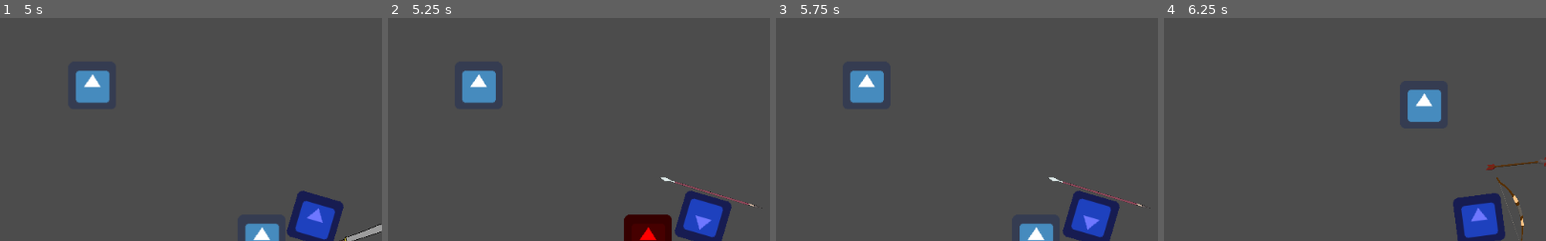
Above: before the commit, frames 1-4 (left to right).
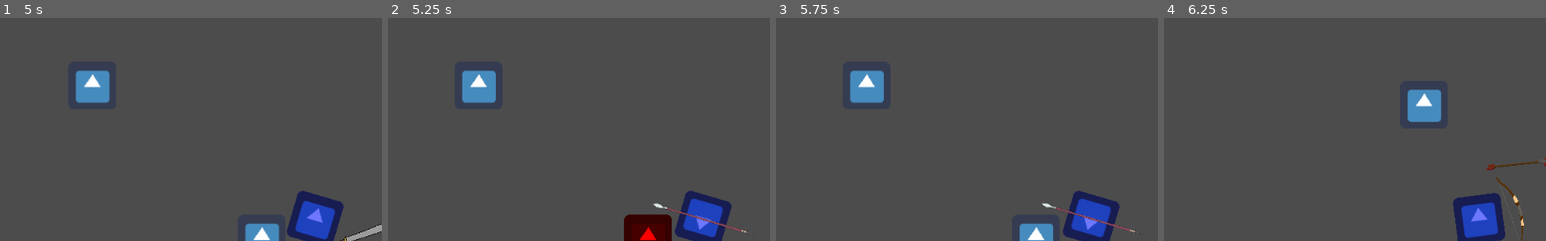
Above: after the commit, the same moments.

Repository: hamzasclone2/untitled-pokemon-game
Game: Godot game, scene res://Scenes/MainMenu.tscn
Same seed, same stepped clock (60 frames per second), same inputs: the game is played once before the commit and once after it. The engine's default icon, where the game draws it, is replaced by a stand-in: a white triangle on a blue panel in a dark square.
Inputs (mouse positions are % of the whole screen's width and height, from its top left):
- Up to frame 1 (5 s): click "Play" at 0.5 s; tap Enter at 1.25 s; move the mouse to (72, 45) at 1.27 s; hold D (right) 1.28-2.03 s; click (72, 45) at 1.35 s; move the mouse to (30, 55) at 2.02 s; hold S (down) 2.03-2.78 s; click (30, 55) at 2.1 s; move the mouse to (60, 28) at 2.77 s; hold D (right) 2.78-3.53 s; tap Mouse wheel down (scrollWheelDown) at 2.85 s; click (60, 28) at 3.05 s; move the mouse to (45, 70) at 3.52 s; hold W (up) 3.53-4.28 s; tap Mouse wheel up (scrollWheelUp) at 3.6 s; click (45, 70) at 3.8 s; move the mouse to (80, 65) at 4.27 s; hold A (left) from 4.28 s (still down); tap 1 (slot 1) at 4.35 s; click (80, 65) at 4.55 s
- Up to frame 2 (5.25 s): keep holding A (left); move the mouse to (20, 35) at 5.02 s; tap 2 (slot 2) at 5.1 s
- Up to frame 3 (5.75 s): keep holding A (left); click (20, 35) at 5.3 s
- Up to frame 4 (6.25 s): move the mouse to (55, 50) at 5.77 s; release A (left) at 5.78 s; hold S (down) from 5.78 s (still down); tap 3 (slot 3) at 5.85 s; click (55, 50) at 6.05 s
The pictures show only the part of the screen within x 9-59%, y 5-55%; the shares and areas given below are measured in that part.

Frame 1 is identical in both runs. In frame 2, 0.5% of the frame differs, in the area x 69-98%, y 71-97%; in frame 3, 0.5%; in frame 4, nothing differs.

Commit message:
added spear attack

Diff:
--- a/Scenes/BasicEnemy.tscn
+++ b/Scenes/BasicEnemy.tscn
@@ -41,5 +41,4 @@
 
 [node name="ThreatArea" type="CollisionShape2D" parent="Area2D"]
 shape = SubResource( 3 )
-
 [connection signal="body_entered" from="Area2D" to="." method="_on_Area2D_body_entered"]
--- a/Scenes/Bow.tscn
+++ b/Scenes/Bow.tscn
@@ -1,7 +1,8 @@
 [gd_scene load_steps=3 format=2]
 
 [ext_resource path="res://Images/bow.png.png" type="Texture" id=1]
-[ext_resource path="res://Scenes/Bow.gd" type="Script" id=3]
+[ext_resource path="res://Scripts/Bow.gd" type="Script" id=3]
+
 
 [node name="Bow" type="Node2D"]
 script = ExtResource( 3 )
--- a/Scenes/Player.tscn
+++ b/Scenes/Player.tscn
@@ -23,7 +23,7 @@
 
 [node name="Spear" parent="." instance=ExtResource( 5 )]
 visible = false
-position = Vector2( 0.651977, 36.0026 )
+position = Vector2( 0.651977, -0.766956 )
 rotation = 1.59039
 scale = Vector2( 0.2, 0.15 )
 
--- a/Scenes/Spear.tscn
+++ b/Scenes/Spear.tscn
@@ -1,10 +1,30 @@
-[gd_scene load_steps=2 format=2]
+[gd_scene load_steps=4 format=2]
 
 [ext_resource path="res://Images/spear.png" type="Texture" id=1]
+[ext_resource path="res://Scripts/Spear.gd" type="Script" id=2]
+
+[sub_resource type="Animation" id=1]
+resource_name = "attack"
+length = 0.5
+tracks/0/type = "value"
+tracks/0/path = NodePath(".:position")
+tracks/0/interp = 1
+tracks/0/loop_wrap = true
+tracks/0/imported = false
+tracks/0/enabled = true
+tracks/0/keys = {
+"times": PoolRealArray( 0, 0.1, 0.3, 0.4 ),
+"transitions": PoolRealArray( 1, 1, 1, 1 ),
+"update": 0,
+"values": [ Vector2( 0, 0 ), Vector2( -56, 0 ), Vector2( 160, -8 ), Vector2( 0, 0 ) ]
+}
 
 [node name="Spear" type="Area2D"]
+rotation = 1.56859
+script = ExtResource( 2 )
 
 [node name="AnimationPlayer" type="AnimationPlayer" parent="."]
+anims/attack = SubResource( 1 )
 
 [node name="Sprite" type="Sprite" parent="."]
 rotation = -0.79187
@@ -12,3 +32,4 @@
 
 [node name="CollisionPolygon2D" type="CollisionPolygon2D" parent="."]
 rotation = 0.00659867
+polygon = PoolVector2Array( -6.08028, -331.554, 3.10725, -332.322, 0.0409174, -368.365, 8.28805, -404.483, 8.85516, -425.7, -3.45935, -470.168, -16.5768, -421.997, -7.04867, -371.147 )
--- a/Scripts/Player.gd
+++ b/Scripts/Player.gd
@@ -14,6 +14,8 @@
 			sword.attack()
 		if PlayerAttributes.current_weapon == "bow":
 			bow.shoot()
+		if PlayerAttributes.current_weapon == "spear":
+			spear.attack()
 	velocity = Vector2()
 	if Input.is_action_pressed('left'):
 		velocity.x -= 1
--- a/Scripts/PlayerAttributes.gd
+++ b/Scripts/PlayerAttributes.gd
@@ -3,6 +3,7 @@
 var health
 var armor = 10
 var swordDamage = 1
+var spearDamage = 1
 var speed = 400
 var threat_level = 0.2
 
--- /dev/null
+++ b/Scripts/Spear.gd
@@ -0,0 +1,42 @@
+extends Area2D
+
+signal attack_finished
+
+onready var animation_player = $AnimationPlayer
+
+enum STATES {IDLE, ATTACK}
+var current_state = STATES.IDLE
+
+var bodies_hit = []
+
+func _ready():
+	set_physics_process(false)
+
+func attack():
+	_change_state(STATES.ATTACK)
+
+
+func _change_state(new_state):
+	current_state = new_state
+	match current_state:
+		STATES.IDLE:
+			bodies_hit = []
+			set_physics_process(false)
+		STATES.ATTACK:
+			set_physics_process(true)
+			animation_player.play("attack")
+
+func _physics_process(delta):
+	var overlapping_bodies = get_overlapping_bodies()
+	if not overlapping_bodies:
+		return
+	for body in overlapping_bodies:
+		if body.is_in_group("enemy") && not bodies_hit.has(body.name):
+			body.take_damage(PlayerAttributes.spearDamage)
+			bodies_hit.append(body.name)
+
+
+func _on_AnimationPlayer_animation_finished(anim_name):
+	if anim_name == "attack":
+		_change_state(STATES.IDLE)
+		emit_signal("attack_finished")
Renamed: Scenes/Bow.gd -> Scripts/Bow.gd
